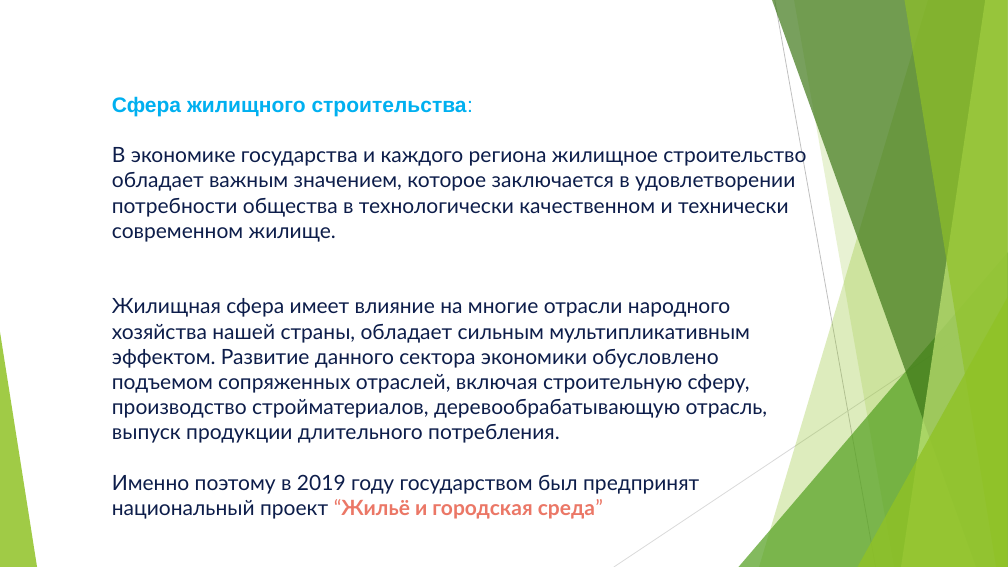
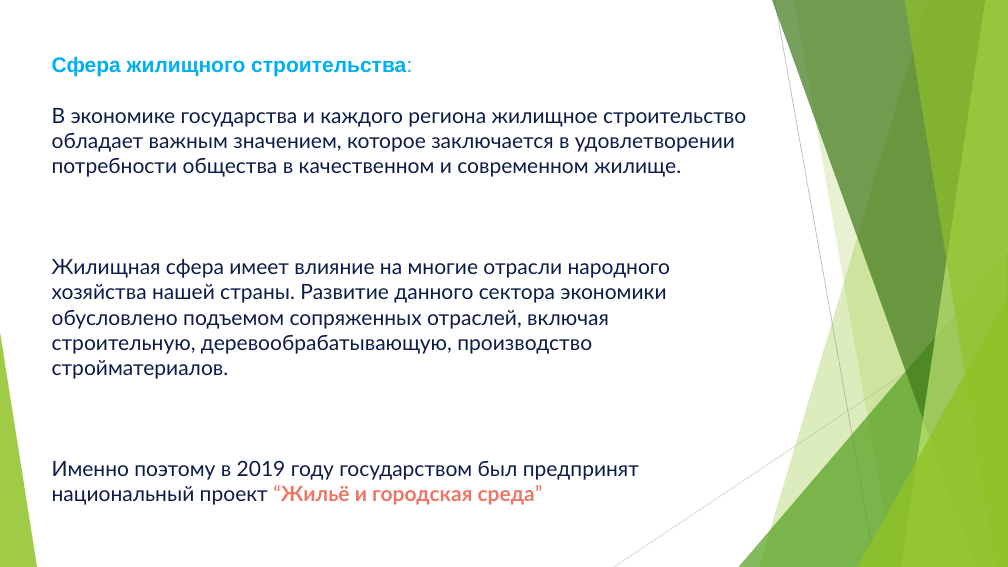
Before and after one commit to TupleTurtle/REU, a slide deck: slide 2 of Лукьянов.pptx. Drawn at 1008x567 pixels with LibreOffice and Linux fonts; fonts in the diff are those of the drawing. Boxes give left, top, right and bottom in pixels: in the first picture for what was removed or moved away, otherwise in the second. Text is boxed around its words. In the diff, an @@ line names an element or a change of style, - is before the commit and + after.

```diff
--- a/Лукьянов.pptx
+++ b/Лукьянов.pptx
@@ title at box(52, 56, 746, 505): text changed @@
-Сфера жилищного строительства:
-В экономике государства и каждого региона жилищное строительство обладает важным значением, которое заключается в удовлетворении потребности общества в технологически качественном и технически современном жилище.
-Жилищная сфера имеет влияние на многие отрасли народного хозяйства нашей страны, обладает сильным мультипликативным эффектом. Развитие данного сектора экономики обусловлено подъемом сопряженных отраслей, включая строительную сферу, производство стройматериалов, деревообрабатывающую отрасль, выпуск продукции длительного потребления.
-Именно поэтому в 2019 году государством был предпринят национальный проект “Жильё и городская среда”
+Сфера жилищного строительства:
+В экономике государства и каждого региона жилищное строительство обладает важным значением, которое заключается в удовлетворении потребности общества в качественном и современном жилище.
+Жилищная сфера имеет влияние на многие отрасли народного хозяйства нашей страны. Развитие данного сектора экономики обусловлено подъемом сопряженных отраслей, включая строительную, деревообрабатывающую, производство стройматериалов.
+Именно поэтому в 2019 году государством был предпринят национальный проект “Жильё и городская среда”
```
Also in this commit, not shown: 3 slides added.
